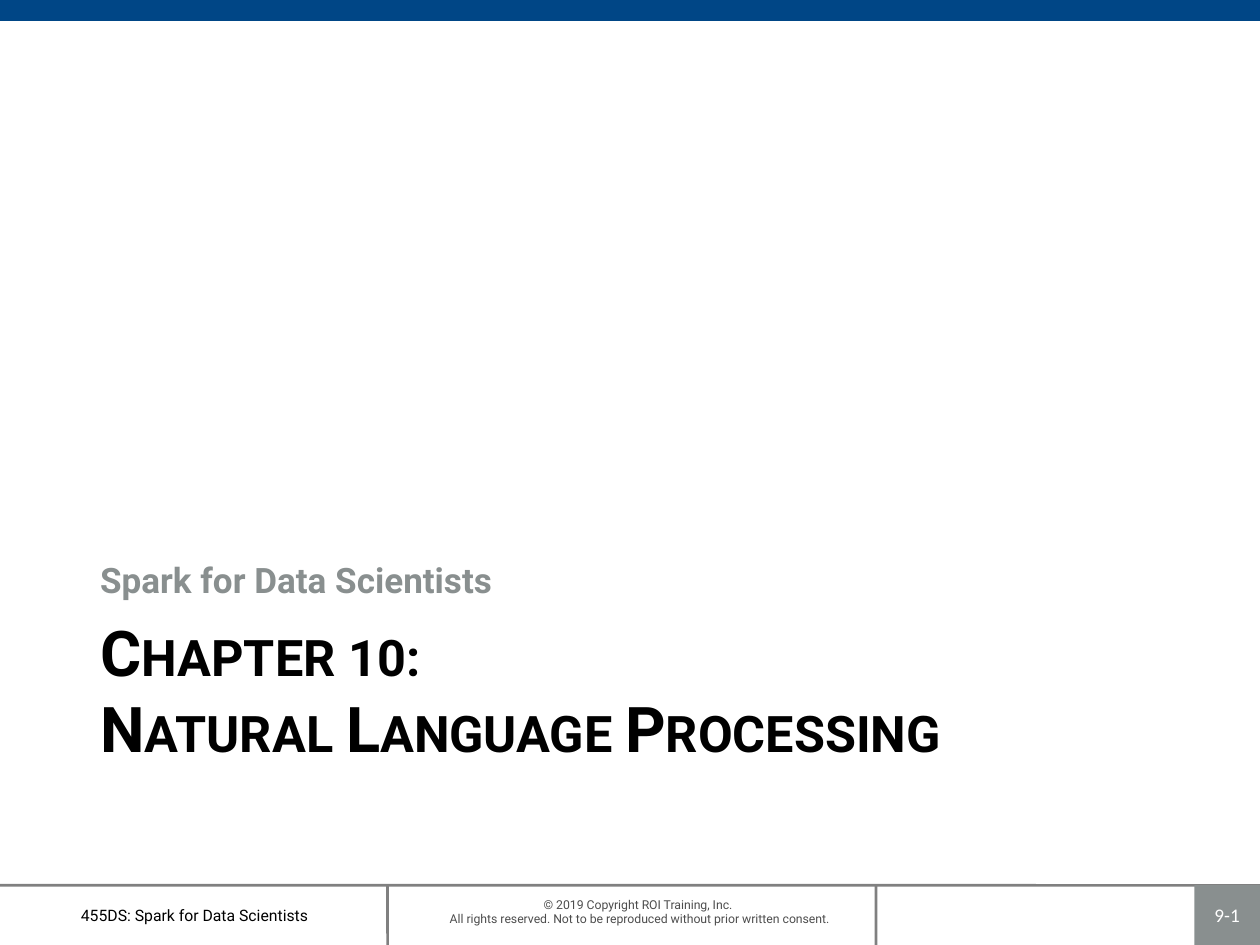
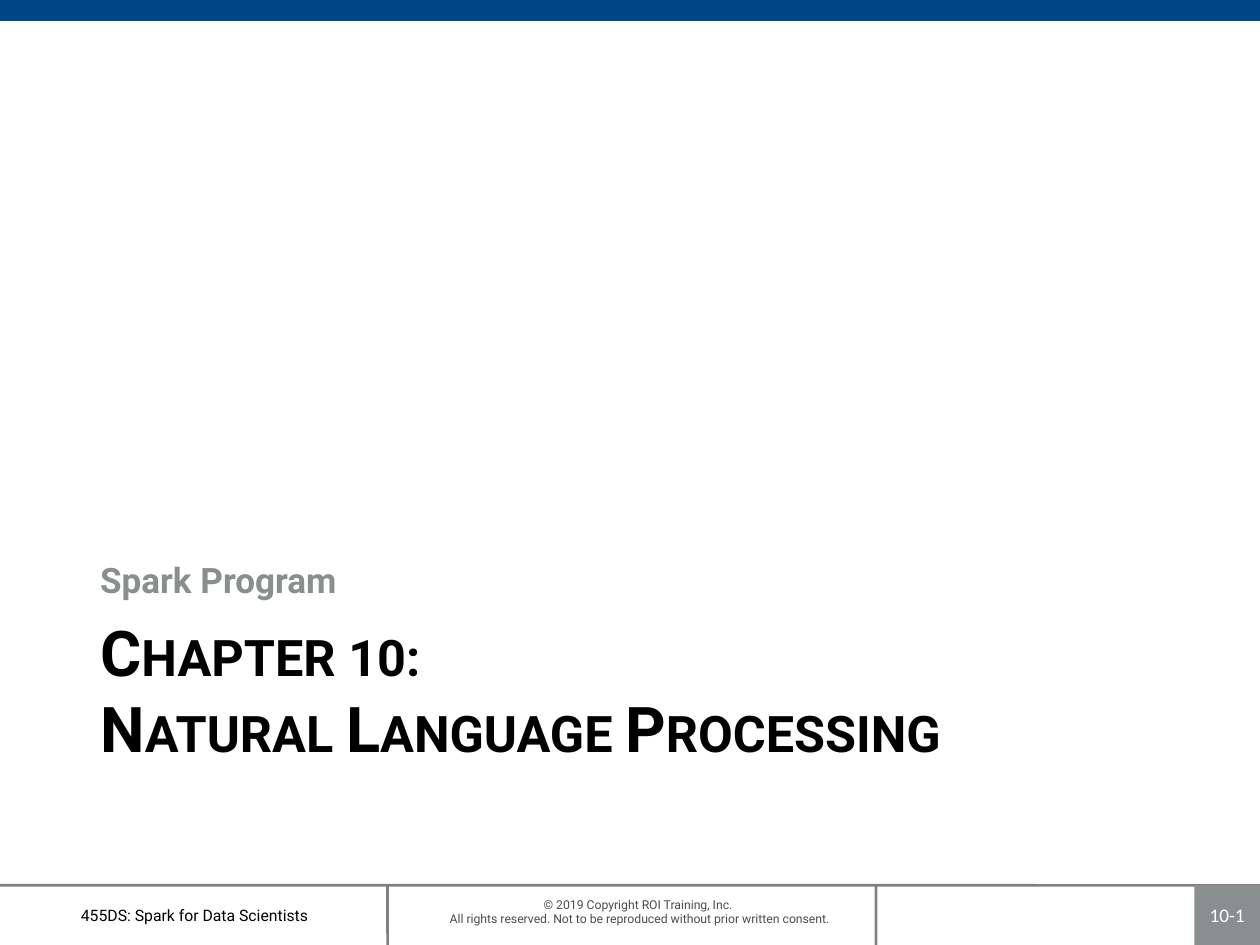
Before and after one commit to roitraining/SparkProgram, a slide deck: slide 1 of Day8/Ch10_NaturalLanguage.pptx. Drawn at 1260x945 pixels with LibreOffice and Linux fonts; fonts in the diff are those of the drawing; background and template pictures are left out. Boxes give left, top, right and bottom in pixels: in the first picture for what was removed or moved away, otherwise in the second. Text is boxed around its words. In the diff, an @@ line names an element or a change of style, - is before the commit and + after.

```diff
--- a/Day8/Ch10_NaturalLanguage.pptx
+++ b/Day8/Ch10_NaturalLanguage.pptx
@@ text at [100, 567, 336, 600]: text changed @@
-Spark for Data Scientists
+Spark Program
@@ page number at [1210, 909, 1245, 922]: text changed @@
-9-1
+10-1
```
Also in this commit, not shown: 1 other file.
